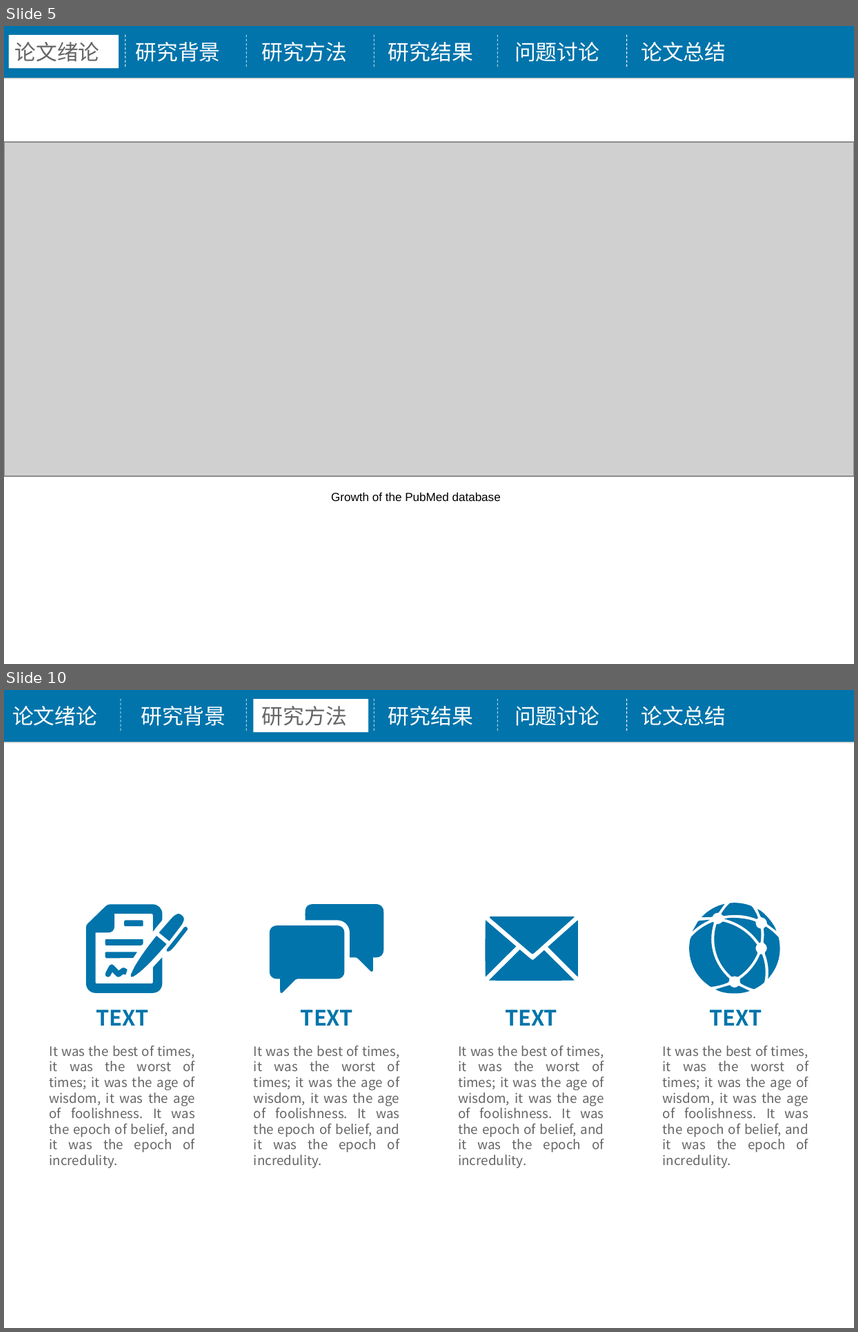
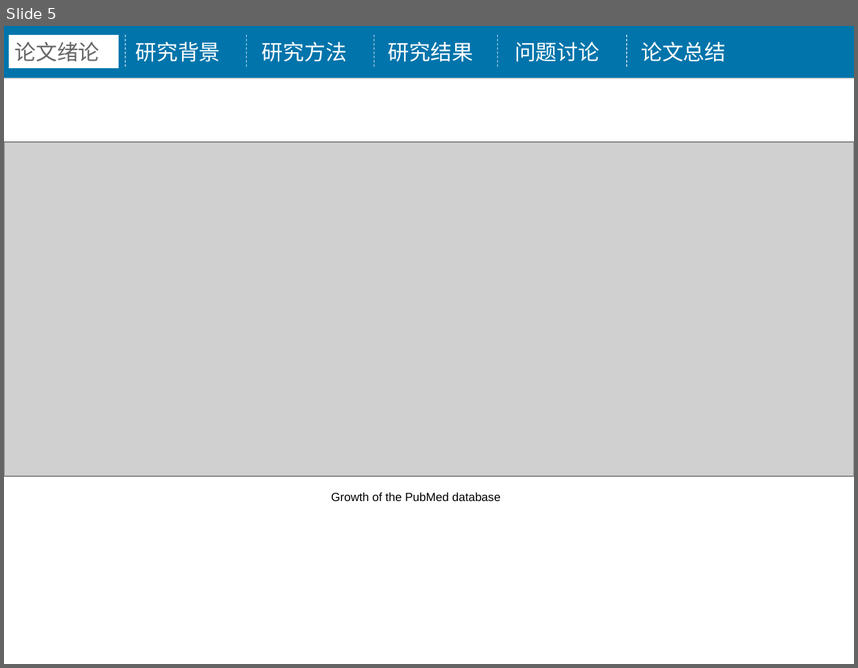
Before and after one commit to tianlanse93/MyGraduationDesign, a slide deck: 毕业论文/ppt4328.ppt. Shown one above the other, each under a label of ours: slides 5 and 10 before the commit, slide 5 after it; the slides between them are not shown. The pictures are 858x1332 and 858x668 pixels, drawn with LibreOffice and Linux fonts; fonts in the diff are those of the drawing; grey boxes stand for pictures; background and template pictures are left out. Boxes give left, top, right and bottom in pixels: in the first picture for what was removed or moved away, otherwise in the second. Text is boxed around its words. In the diff, an @@ line names an element or a change of style, - is before the commit and + after.

```diff
--- a/毕业论文/ppt4328.ppt
+++ b/毕业论文/ppt4328.ppt
@@ slide 10 removed at [4, 690, 854, 1328], background picture (left out) @@
@@ rectangle removed at [4, 690, 854, 742] @@
@@ text removed at [12, 706, 97, 726] @@
-论文绪论
@@ line removed from (121, 698) to (121, 733) @@
@@ text removed at [141, 706, 225, 726] @@
-研究背景
@@ line removed from (246, 698) to (246, 733) @@
@@ rectangle removed at [253, 700, 368, 733] @@
@@ text removed at [262, 706, 347, 726] @@
-研究方法
@@ line removed from (374, 698) to (374, 733) @@
@@ text removed at [388, 706, 473, 726] @@
-研究结果
@@ line removed from (498, 698) to (498, 733) @@
@@ text removed at [515, 706, 599, 726] @@
-问题讨论
@@ line removed from (627, 698) to (627, 733) @@
@@ text removed at [641, 706, 726, 726] @@
-论文总结
@@ freeform shape removed at [305, 904, 384, 972] @@
@@ group removed at [87, 904, 188, 993]: 8 freeform shapes @@
@@ freeform shape removed at [269, 925, 344, 994] @@
@@ group removed at [485, 916, 579, 980]: 4 freeform shapes @@
@@ group removed at [689, 903, 782, 995]: 10 freeform shapes @@
@@ text removed at [96, 1009, 148, 1025] @@
-TEXT
@@ text removed at [301, 1009, 353, 1025] @@
-TEXT
@@ text removed at [505, 1009, 557, 1025] @@
-TEXT
@@ text removed at [710, 1009, 762, 1025] @@
-TEXT
@@ text removed at [50, 1045, 195, 1168] @@
-It was the best of times, it was the worst of times; it was the age of wisdom, it was the age of foolishness. It was the epoch of belief, and it was the epoch of incredulity.
@@ text removed at [254, 1045, 400, 1168] @@
-It was the best of times, it was the worst of times; it was the age of wisdom, it was the age of foolishness. It was the epoch of belief, and it was the epoch of incredulity.
@@ text removed at [458, 1045, 604, 1168] @@
-It was the best of times, it was the worst of times; it was the age of wisdom, it was the age of foolishness. It was the epoch of belief, and it was the epoch of incredulity.
@@ text removed at [663, 1045, 809, 1168] @@
-It was the best of times, it was the worst of times; it was the age of wisdom, it was the age of foolishness. It was the epoch of belief, and it was the epoch of incredulity.
```
Also in this commit, not shown: 9 slides changed, 9 slides added, 3 other slides removed.
